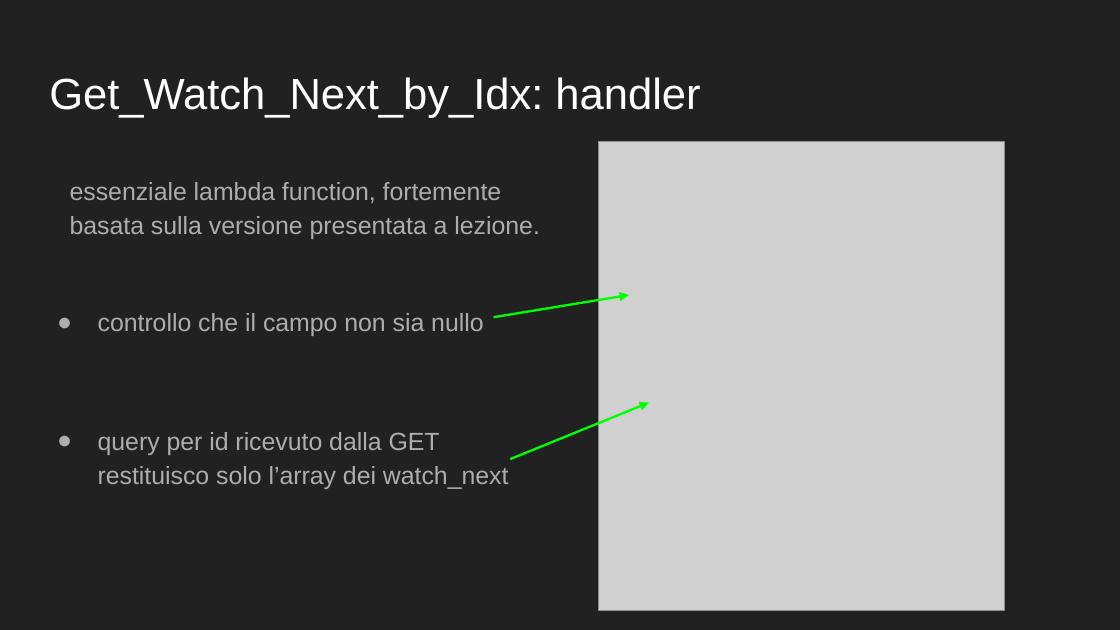
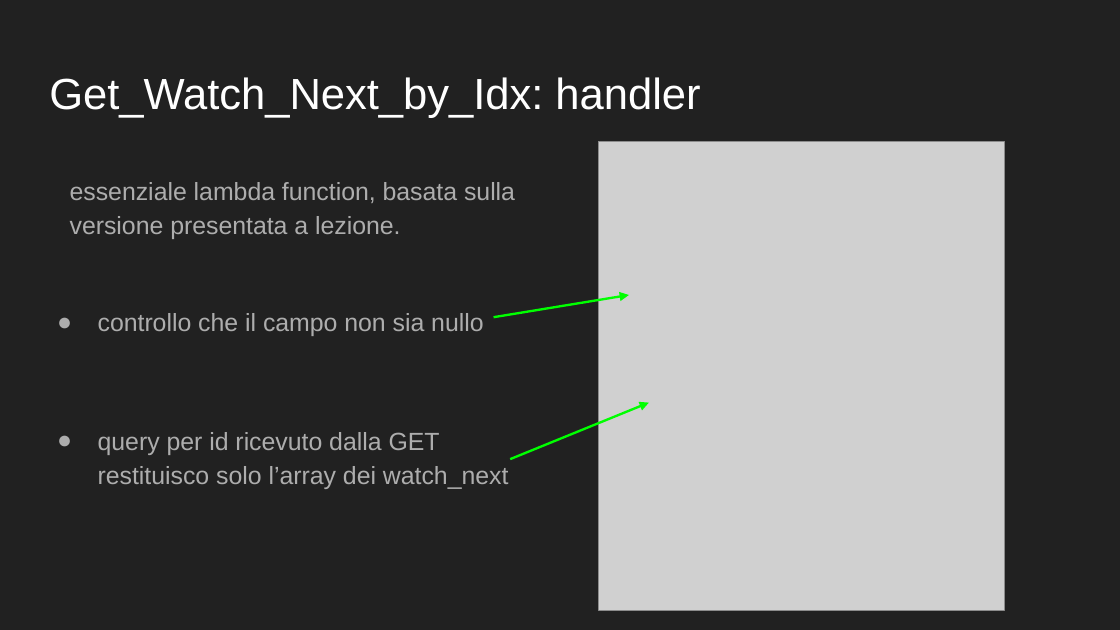
Before and after one commit to abeteverde/laboratorio-TCM, a slide deck: slide 3 of compito3/myTEDx AWSLambda.pptx. Drawn at 1120x630 pixels with LibreOffice and Linux fonts; fonts in the diff are those of the drawing; grey boxes stand for pictures. Boxes give left, top, right and bottom in pixels: in the first picture for what was removed or moved away, otherwise in the second. Text is boxed around its words. In the diff, an @@ line names an element or a change of style, - is before the commit and + after.

Commit message:
correzionifinali  presentazione

```diff
--- a/compito3/myTEDx AWSLambda.pptx
+++ b/compito3/myTEDx AWSLambda.pptx
@@ text at <box>70,182,515,239</box>: text changed @@
-essenziale lambda function, fortemente basata sulla versione presentata a lezione.
+essenziale lambda function, basata sulla versione presentata a lezione.
```
Also in this commit, not shown: 1 other file.
